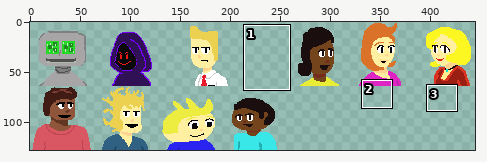
Two versions of one sprite sheet, assets/img/portrates.png. Above: a wide view before the commit, with the close-up outlined.
Close-up. As it was:
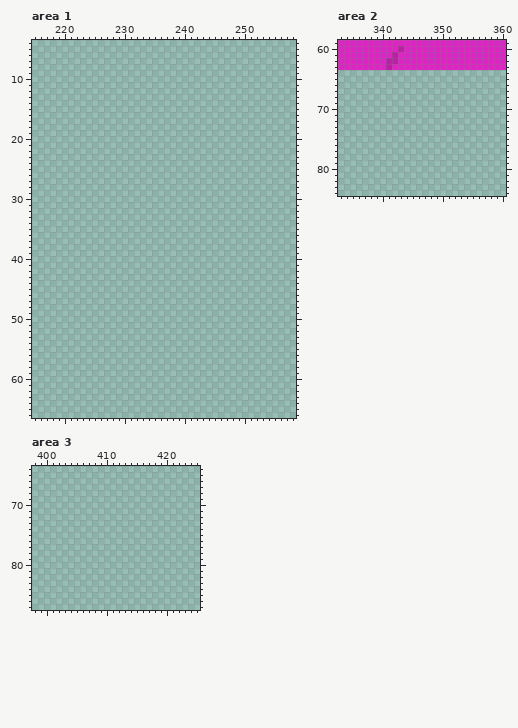
The file is 448x128 pixels. Colours within 5 levels of each other are drawn and written as one. Shown: area 1: x 215..258, y 4..66; area 2: x 333..360, y 59..84; area 3: x 398..425, y 64..87. The old version is drawn lined up with the new one. The wide view leaves out empty margins. The commit also changed other parts of the picture, which this record leaves out.
After:
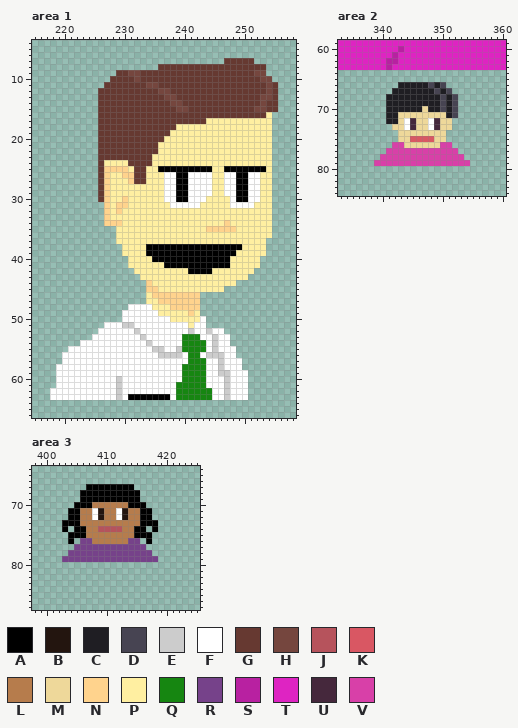
Palette (. is transparent): A #000000  B #23150f  C #1f1e23  D #474452  E #cccccc  F #ffffff  G #663931  H #75463e  J #b6535c  K #d95763  L #b67c4c  M #eed89a  N #ffd38d  P #ffefa1  Q #168611  R #76428a  S #b821a1  T #de24c2  U #45283c  V #d840a8
Edits made:
drawings rearranged on the sheet (the old picture shows each at its new place)
Changed rows in their new state; - is an unchanged pixel.
Area 1:
first column x 218:
 7 -----------------------------GGGGG----
 8 ------------------GGGGGGGGGGGGGGGGGG--
 9 -----------GGHHGGGGGGGGGGGGGGGGGGGHH--
10 ----------GGGGHGGGGGGGGGGGGGGGGGGGGHH-
11 ---------GGGGGGGHHGGGGGGGGGGGGGGGGGGHG
12 --------GGGGGGGGGGHHGGGGGGGGGGGGGGGGHG
13 --------GGGGGGGGGGGHHGGGGGGGGGGGGGGHHG
14 --------GGGGGGGGGGGGHHGGGGGGGGGGGGGHGG
15 --------GGGGGGGGGGGGGHHGGGGGGGGGGGHHGG
16 --------GGGGGGGGGGGGGGGGGGGGGGGGGGGGP-
17 --------GGGGGGGGGGGGGGGGGGPPPPPPPPPPP-
18 --------GGGGGGGGGGGGGPPPPPPPPPPPPPPPP-
19 --------GGGGGGGGGGGGPPPPPPPPPPPPPPPPP-
20 --------GGGGGGGGGGGPPPPPPPPPPPPPPPPPP-
21 --------GGGGGGGGGGPPPPPPPPPPPPPPPPPPP-
22 --------GGGGGGGGGGPPPPPPPPPPPPPPPPPPP-
23 --------GGGGGGGGGPPPPPPPPPPPPPPPPPPPP-
24 --------GPPPPGGGGPPPPPPPPPPPPPPPPPPPP-
25 --------GNNNNPGGPPAAAAAAAAAPPAAAAAAAP-
26 --------GNPPNNGGPPPFFAAFFFFPPFFAAFFPP-
27 --------GNPPPNGGPPPFFAAFFFFPPFFAAFFPP-
28 --------GNPPPPPPPPPFFAAFFFFPPFFAAFFPP-
29 --------GNPPPPPPPPPFFAAFFFFPPFFAAFFPP-
30 --------GNPPNPPPPPPFFAAFFFPPPPFAAFFPP-
31 ---------NPNNPPPPPPPFFFFFPPPPPFFFFPPP-
32 ---------NPNPPPPPPPPPPPPPPPPPPPPPPPPP-
33 ---------NPPPPPPPPPPPPPPPPPPPPPPPPPPP-
34 ---------NNNPPPPPPPPPPPPPPPPPNPPPPPPP-
35 -----------PPPPPPPPPPPPPPPNNNNNPPPPPP-
36 -----------PPPPPPPPPPPPPPPPPPPPPPPPPP-
37 -----------PPPPPPPPPPPPPPPPPPPPPPPPP--
38 ------------PPPPAAAAAAAAAAAAAAAAPPPP--
39 ------------PPPPAAAAAAAAAAAAAAAPPPPP--
40 -------------PPPPAAAAAAAAAAAAAPPPPP---
41 -------------PPPPPPAAAAAAAAAAAPPPPP---
42 --------------PPPPPPPPPAAAAPPPPPPP----
43 ---------------PPPPPPPPPPPPPPPPPP-----
44 ----------------NPPPPPPPPPPPPPP-------
45 ----------------NNPPPPPPPPPPP---------
46 ----------------PNNNNNNNN-------------
47 ----------------PPNNNNNNN-------------
48 -------------FFFFPPPNNNNN-------------
49 ------------FFFFFFPPPPPNP-------------
50 ------------FFFFFFFFPPPPPF------------
51 ---------FFFEEFFFFFFFFFPFF------------
52 --------FFFFFFEFFFFFFFFEFFEFF---------
53 -------FFFFFFFFEFFFFFFQQQFFEFF--------
54 -----FFFFFFFFFFFEFFFFFQQQQFEFF--------
55 ---FFFFFFFFFFFFFFEEFFEQQQQFEFFF-------
56 --FFFFFFFFFFFFFFFFEEEEFQQFEEEFF-------
57 --FFFFFFFFFFFFFFFFFFFFFQQQFFEFFF------
58 -FFFFFFFFFFFFFFFFFFFFFQQQQFFEFFF------
59 -FFFFFFFFFFFFFFFFFFFFFQQQQFFEEFFF-----
60 -FFFFFFFFFFEFFFFFFFFFFQQQQFFFEFFF-----
61 -FFFFFFFFFFEFFFFFFFFFQQQQQFFFEFFF-----
62 FFFFFFFFFFFEFFFFFFFFFQQQQQQFFEFFF-----
63 FFFFFFFFFFFEFAAAAAAAFQQQQQQFFEFFF-----
Area 2:
first column x 339:
66 ----CCCCCDCD----
67 ---CCCCCCCDCD---
68 --CCCCCCCCCDCD--
69 --CCCCCCCCCDCD--
70 --CCCCCCMCCDCD--
71 --CCMMMMMMMMCD--
72 --CCMFUMMFUMM---
73 ---MMFUMMFUMM---
74 ----MMMMMMMM----
75 ----MMKKKKMM----
76 ---VVMMMMMMVV---
77 --VVVVVVVVVVVV--
78 -VVVVVVVVVVVVVV-
79 VVVVVVVVVVVVVVVV
Area 3:
first column x 403:
67 ----AAAAAAAA----
68 ---AAAAAAAAAA---
69 ---AAAAAAAAAA---
70 --AAALLLLLLAAA--
71 -AALLFBLLFBLLAA-
72 -AALLFBLLFBLLAA-
73 AAALLLLLLLLLLAAA
74 A-AALLJJJJLLAA-A
75 -AAALLLLLLLLAAA-
76 -A-RRLLLLLLRR-A-
77 --RRRRRRRRRRRR--
78 -RRRRRRRRRRRRRR-
79 RRRRRRRRRRRRRRRR
Pixel boxes of the changes (left, top, right, bottom) in both close-ups:
added: (50, 58, 278, 400)
added: (374, 82, 470, 166)
added: (62, 484, 158, 562)
